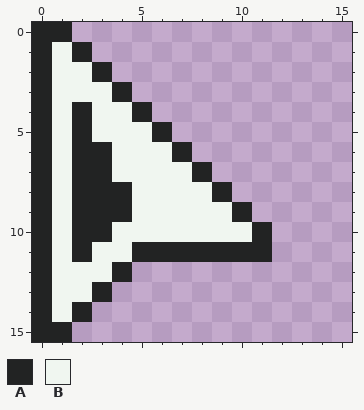
Pixel-art sprite -- Assets/Sprites/UI/Cursor_Light.png. That is the earlier state.
The file is 32x32 pixels, drawn in blocks of 2x2; one block is one cell here.
Palette (. is transparent): A #222323  B #f0f6f0
Pixels before, first column x 0:
 0 AA..........
 1 ABA.........
 2 ABBA........
 3 ABBBA.......
 4 ABABBA......
 5 ABABBBA.....
 6 ABAABBBA....
 7 ABAABBBBA...
 8 ABAAABBBBA..
 9 ABAAABBBBBA.
10 ABAABBBBBBBA
11 ABABBAAAAAAA
12 ABBBA.......
13 ABBA........
14 ABA.........
15 AA..........
After:
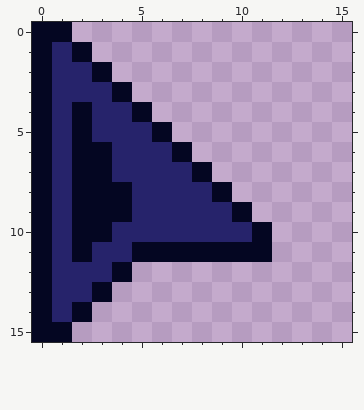
Change:
{"colour":"A","old":"#222323","new":"#040622"}
{"colour":"B","old":"#f0f6f0","new":"#26236b"}
